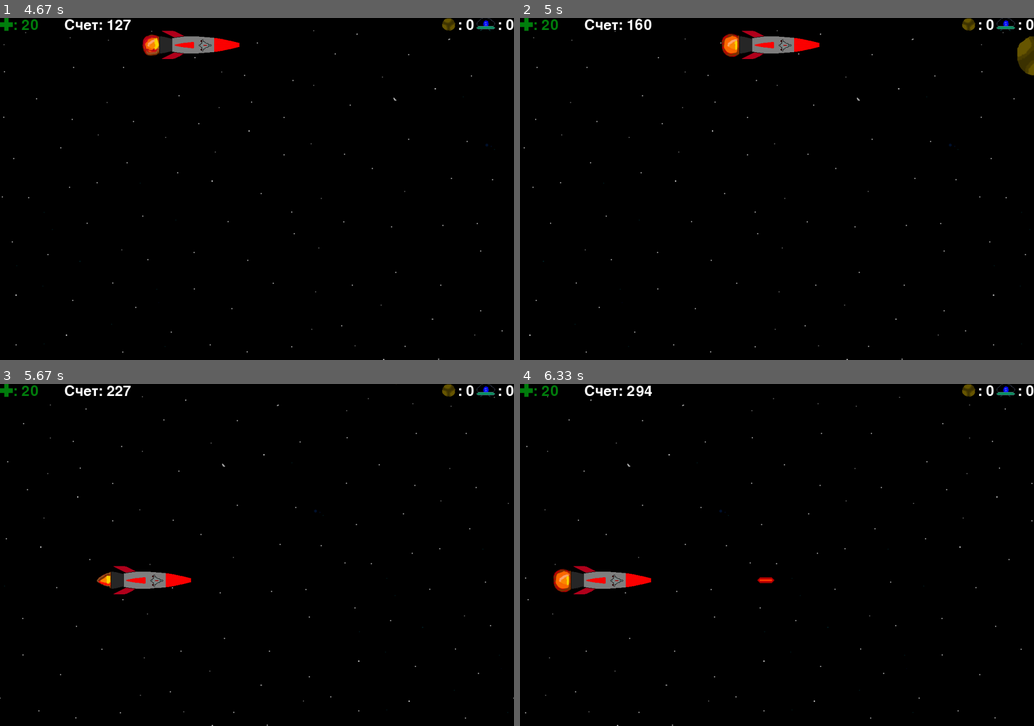
Above: before the commit, frames 1-4 (two rows, left to right).
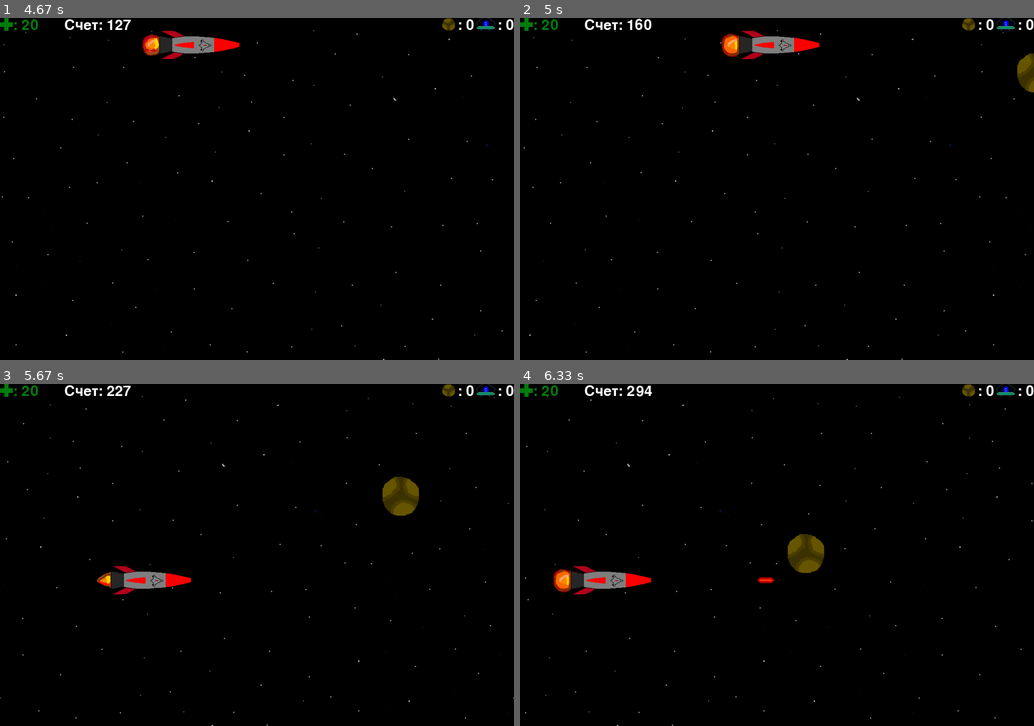
Above: after the commit, the same moments.

Repository: PismerovKir/YandexPygameProject
Game: pygame game, started from Тест прога.py
Same seed, same stepped clock (60 frames per second), same inputs: the game is played once before the commit and once after it.
Inputs (mouse positions are in pixels of both pictures, inside the frame that each line leads up to):
- Up to frame 1 (4.67 s): click (257, 147) at 0.38 s; hold Left 3.35-3.93 s; hold Up 3.97-4.33 s; hold Right from 4.37 s (still down)
- Up to frame 2 (5 s): keep holding Right
- Up to frame 3 (5.67 s): release Right at 5 s; hold Down 5.03-5.4 s; hold Left from 5.43 s (still down)
- Up to frame 4 (6.33 s): release Left at 5.9 s; tap Space at 5.93 s; hold Right from 6.27 s (still down)

Frame 1 is identical in both runs. In frame 2, 0.4% of the frame differs, in the area x 96-100%, y 5-22%; in frame 3, 0.7%; in frame 4, 0.7%, in the area x 52-60%, y 43-56%.

Commit message:
Метеоры юхуу

Diff:
--- a/Тест прога.py
+++ b/Тест прога.py
@@ -424,15 +424,19 @@
             self.rect.y = random.randrange(400, 800)
             self.speedy = random.randint(-1, 0)
 
-        # if self.speedy:
-        #     if self.speedy < 0:
-        #         self.speedy -= SCORE // 2000  #TODO Снять коммент это ускорение метеора на 1 каждые 20 сек
-        #     else:
-        #         self.speedy += SCORE // 2000
+        if self.speedy:
+            if self.speedy < 0:
+                self.speedy -= SCORE // 2500
+            else:
+                self.speedy += SCORE // 2500
+
+        if self.speedy > 5:
+            self.speedy = 5
+        if self.speedy < -5:
+            self.speedy = -5
 
 
         self.rect.y = random.randrange(50, HEIGHT - self.rect.height - 50)
-        self.speedy = random.randrange(-1, 2)
         self.speedx = 2 + SCORE // 2500
         if self.speedx > 8:
             self.speedx = 8
